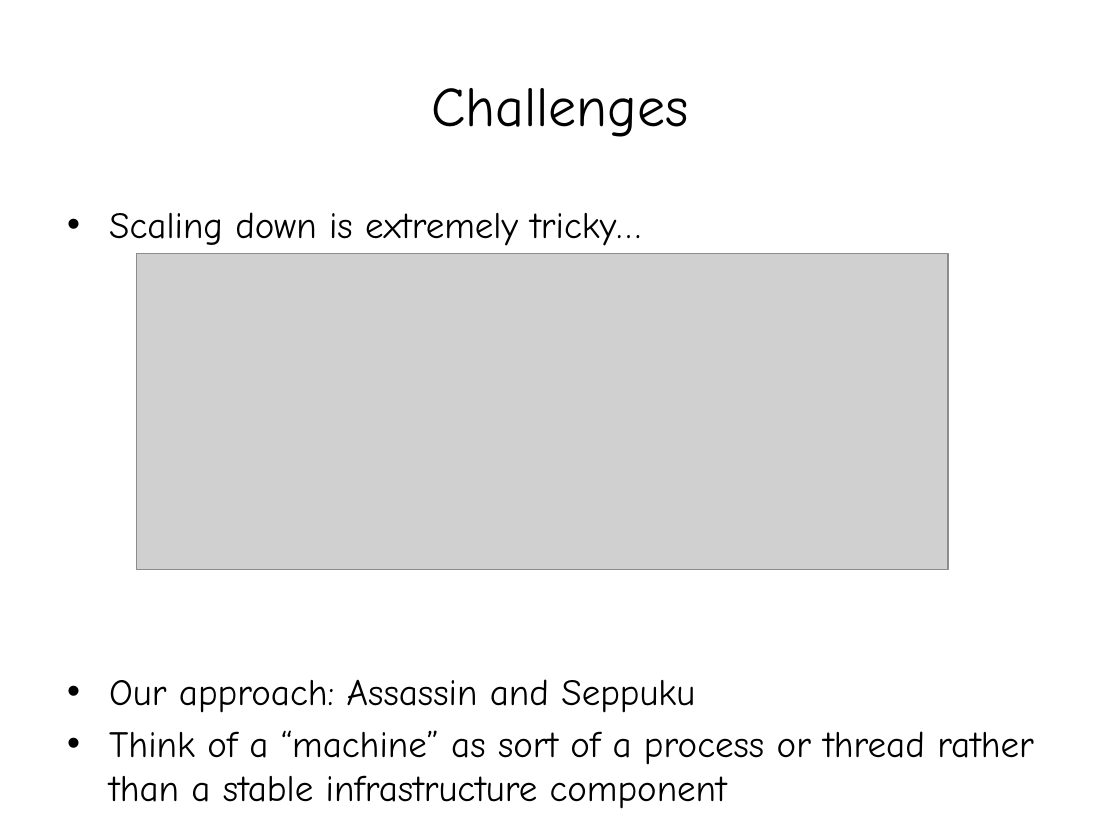
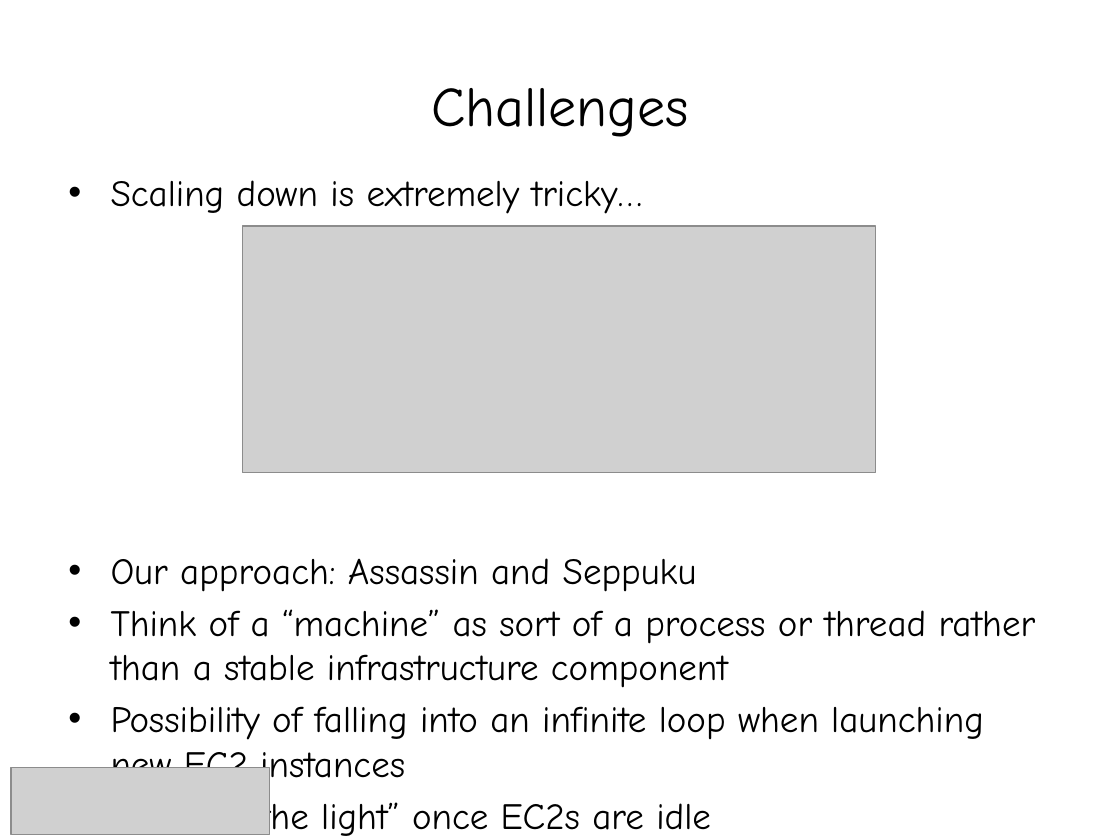
Before and after one commit to smolnik/diagrams, a slide deck: slide 51 of presentations/aws_ha_workshops.pptx (slide 49 before the commit). Drawn at 1120x840 pixels with LibreOffice and Linux fonts; fonts in the diff are those of the drawing; grey boxes stand for pictures. Boxes give left, top, right and bottom in pixels: in the first picture for what was removed or moved away, otherwise in the second. Text is boxed around its words. In the diff, an @@ line names an element or a change of style, - is before the commit and + after.

```diff
--- a/presentations/aws_ha_workshops.pptx
+++ b/presentations/aws_ha_workshops.pptx
@@ text "Scaling down is extremely tricky…": place and size @@
-text "Scaling down is extremely tricky…" at [109,212,1034,809]
+text "Scaling down is extremely tricky…" at [111,180,1036,840]
@@ picture: place and size @@
-picture at [137,253,948,570]
+picture at [243,226,876,473]
@@ text at [111,706,984,840]: paragraphs added @@
+• Possibility of falling into an infinite loop when launching new EC2 instances
+• “Turn off the light” once EC2s are idle
@@ picture added at [11,767,270,834] @@
```
Also in this commit, not shown: 4 other slides changed, 2 slides added, 1 other file.
